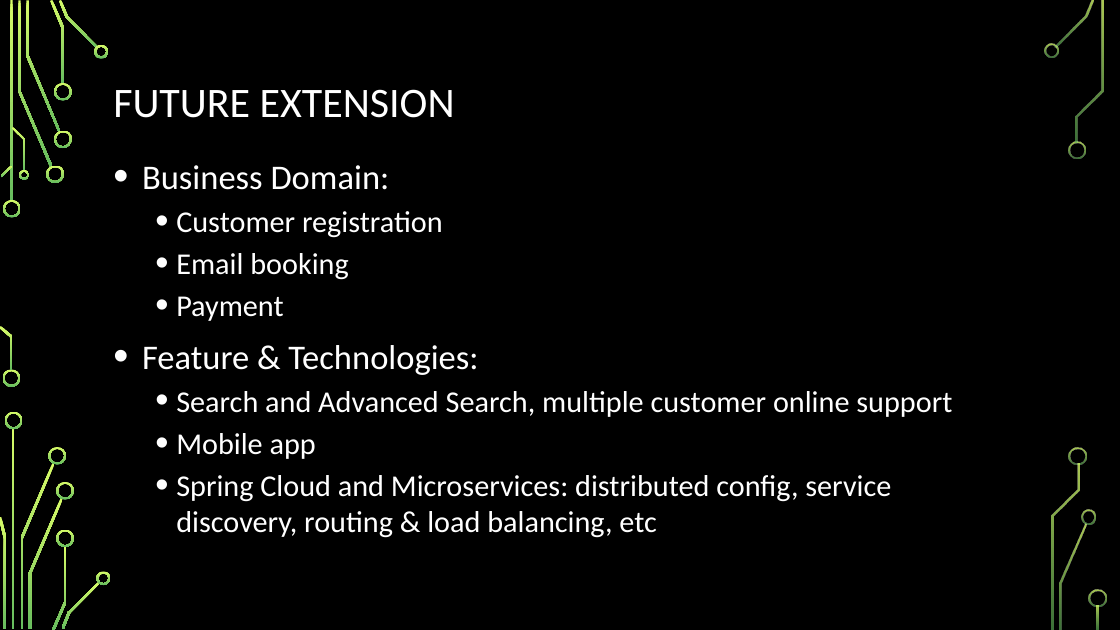
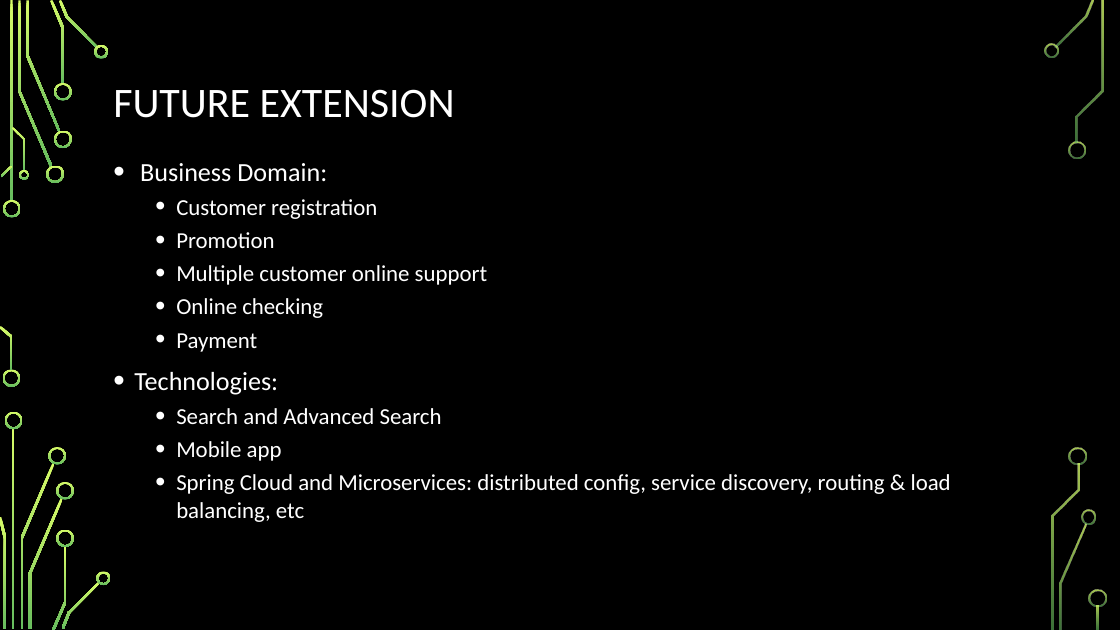
Before and after one commit to nbbon/fms, a slide deck: slide 8 of document/Saigonese-Flight-Management-System.pptx. Drawn at 1120x630 pixels with LibreOffice and Linux fonts; fonts in the diff are those of the drawing; background and template pictures are left out. Boxes give left, top, right and bottom in pixels: in the first picture for what was removed or moved away, otherwise in the second. Text is boxed around its words. In the diff, an @@ line names an element or a change of style, - is before the commit and + after.

Commit message:
update slide

```diff
--- a/document/Saigonese-Flight-Management-System.pptx
+++ b/document/Saigonese-Flight-Management-System.pptx
@@ text at [140,163,951,522]: size 29.6 to 22.4 pt in "Business Domain:"; size 25.9 to 19.6 pt in "Customer registration", "Payment", "Mobile app", "Spring Cloud and Microservices: distributed config, service ..." @@
@@ text at [176,232,487,318]: text changed; size 25.9 to 19.6 pt @@
-  • Email booking
+  • Promotion
+  • Multiple customer online support
+  • Online checking
@@ text at [134,372,442,424]: text changed; size 25.9 to 19.6 pt @@
-• Feature & Technologies:
-  • Search and Advanced Search, multiple customer online support
+• Technologies:
+  • Search and Advanced Search
```
Also in this commit, not shown: 1 other slide changed.
